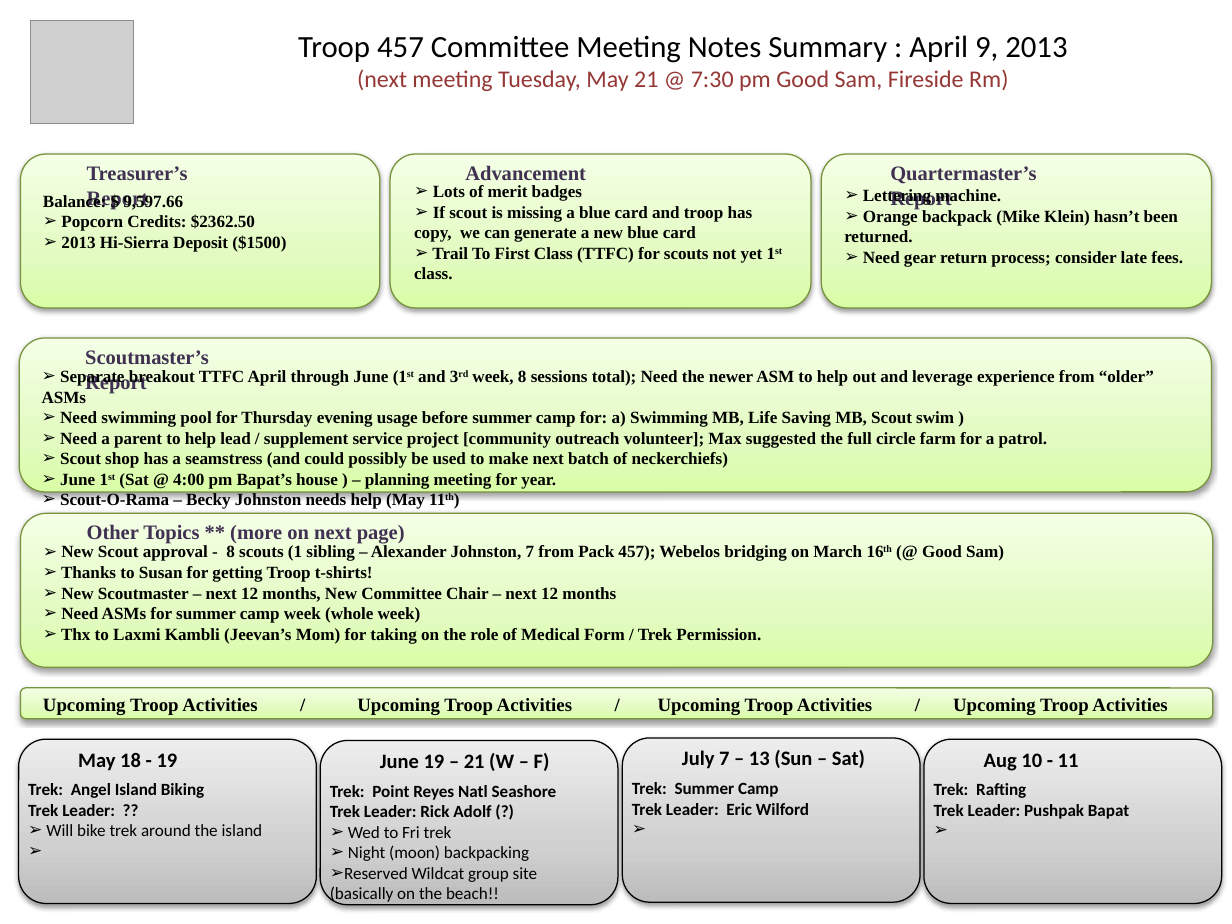
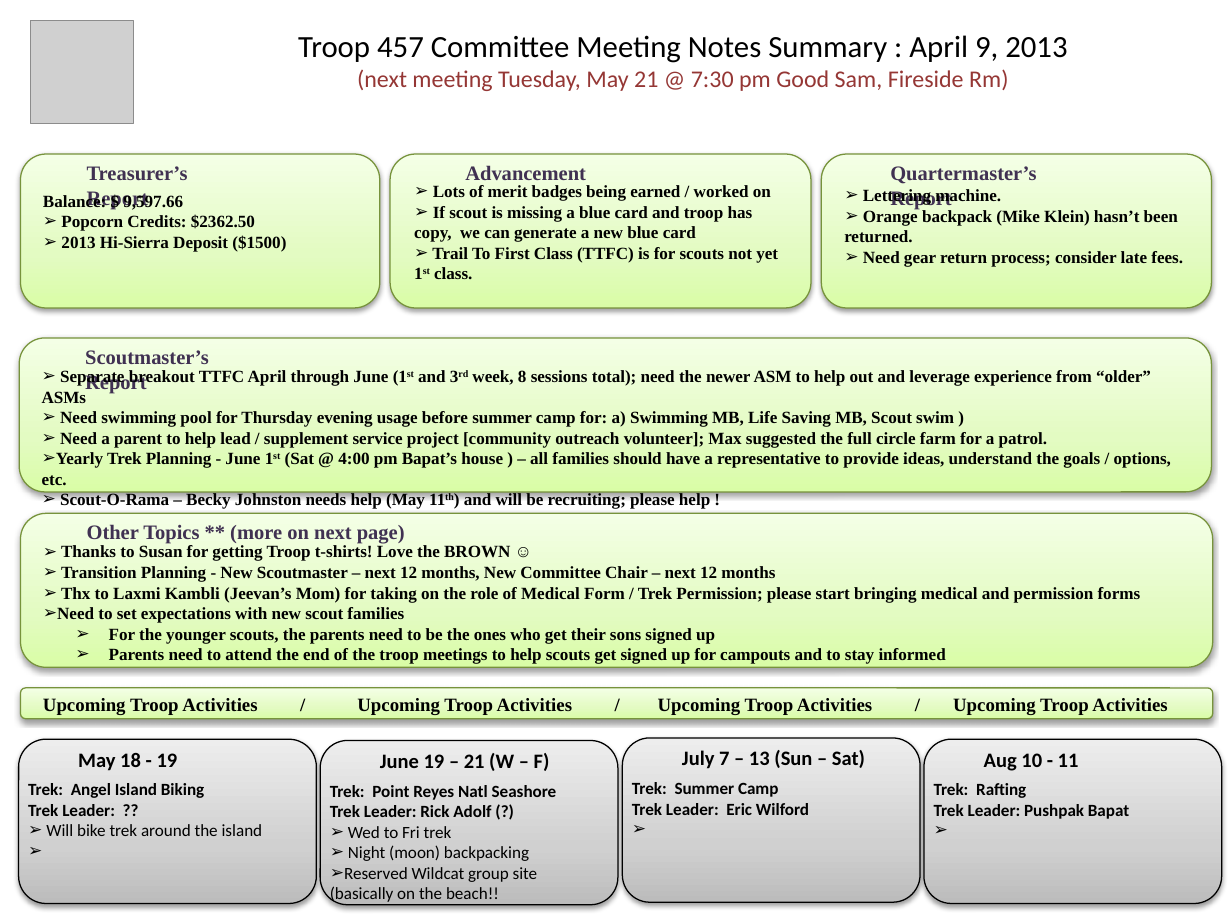
Before and after one commit to sdavi101010/troop457, a slide deck: slide 1 of 2013/committeeMeetingNotes/CommitteeMinutes20130409.pptx. Drawn at 1232x924 pixels with LibreOffice and Linux fonts; fonts in the diff are those of the drawing; grey boxes stand for pictures. Boxes give left, top, right and bottom in pixels: in the first picture for what was removed or moved away, otherwise in the second. Text is boxed around its words. In the diff, an @@ line names an element or a change of style, - is before the commit and + after.

```diff
--- a/2013/committeeMeetingNotes/CommitteeMinutes20130409.pptx
+++ b/2013/committeeMeetingNotes/CommitteeMinutes20130409.pptx
@@ text at box(433, 185, 771, 201): text changed @@
-➢ Lots of merit badges
+➢ Lots of merit badges being earned / worked on
@@ text at box(432, 247, 778, 279): text changed @@
-➢ Trail To First Class (TTFC) for scouts not yet 1st class.
+➢ Trail To First Class (TTFC) is for scouts not yet 1st class.
@@ text at box(42, 370, 1151, 403): text changed @@
-➢ Separate breakout TTFC April through June (1st and 3rd week, 8 sessions total); Need the newer ASM to help out and leverage experience from “older” ASMs
+➢ Separate breakout TTFC April through June (1st and 3rd week, 8 sessions total); need the newer ASM to help out and leverage experience from “older” ASMs
@@ text at box(42, 452, 1171, 530): text changed @@
-➢ Scout shop has a seamstress (and could possibly be used to make next batch of neckerchiefs)
-➢ June 1st (Sat @ 4:00 pm Bapat’s house ) – planning meeting for year.
-➢ Scout-O-Rama – Becky Johnston needs help (May 11th)
+➢ Yearly Trek Planning - June 1st (Sat @ 4:00 pm Bapat’s house ) – all families should have a representative to provide ideas, understand the goals / options, etc.
+➢ Scout-O-Rama – Becky Johnston needs help (May 11th) and will be recruiting; please help !
+➢ Need ASMs for summer camp week (whole week)
@@ text at box(57, 545, 1141, 664): text changed @@
-➢ New Scout approval - 8 scouts (1 sibling – Alexander Johnston, 7 from Pack 457); Webelos bridging on March 16th (@ Good Sam)
-➢ Thanks to Susan for getting Troop t-shirts!
-➢ New Scoutmaster – next 12 months, New Committee Chair – next 12 months
-➢ Need ASMs for summer camp week (whole week)
-➢ Thx to Laxmi Kambli (Jeevan’s Mom) for taking on the role of Medical Form / Trek Permission.
+➢ Thanks to Susan for getting Troop t-shirts! Love the BROWN ☺
+➢ Transition Planning - New Scoutmaster – next 12 months, New Committee Chair – next 12 months
+➢ Thx to Laxmi Kambli (Jeevan’s Mom) for taking on the role of Medical Form / Trek Permission; please start bringing medical and permission forms
+➢ Need to set expectations with new scout families
+  ➢ For the younger scouts, the parents need to be the ones who get their sons signed up
+  ➢ Parents need to attend the end of the troop meetings to help scouts get signed up for campouts and to stay informed
```
Also in this commit, not shown: 1 other slide changed, 1 slide added, 1 slide removed, 1 other file.
